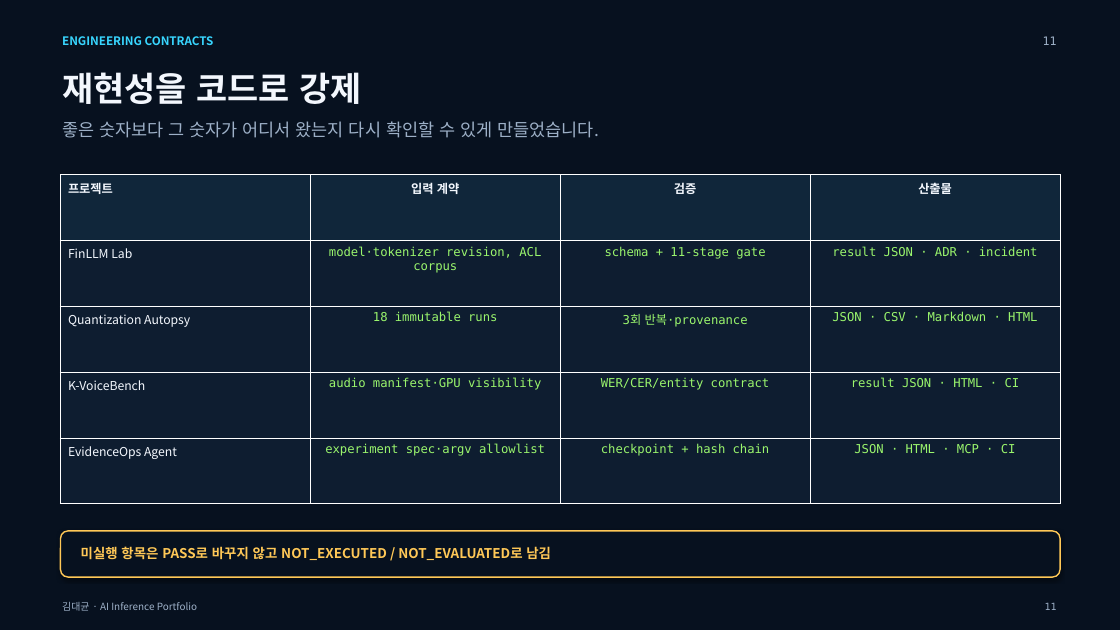
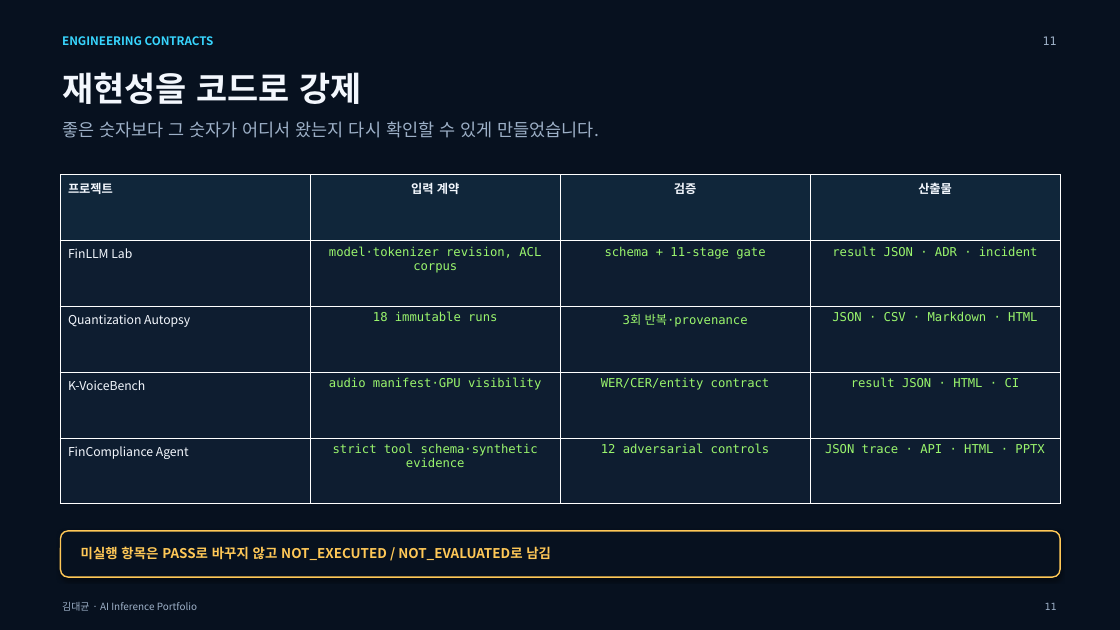
Before and after one commit to kkkimdaegyun/finllm-lab, a slide deck: slide 11 of artifacts/AI-Inference-Developer-Portfolio.pptx. Drawn at 1120x630 pixels with LibreOffice and Linux fonts; fonts in the diff are those of the drawing. Boxes give left, top, right and bottom in pixels: in the first picture for what was removed or moved away, otherwise in the second. Text is boxed around its words. In the diff, an @@ line names an element or a change of style, - is before the commit and + after.

Commit message:
docs: feature FinCompliance as the agent project

```diff
--- a/artifacts/AI-Inference-Developer-Portfolio.pptx
+++ b/artifacts/AI-Inference-Developer-Portfolio.pptx
@@ table at [60,175,1062,504] @@
-row 5: EvidenceOps Agent | experiment spec·argv allowlist | checkpoint + hash chain | JSON · HTML · MCP · CI
+row 5: FinCompliance Agent | strict tool schema·synthetic evidence | 12 adversarial controls | JSON trace · API · HTML · PPTX
```
Also in this commit, not shown: 7 other slides changed, 4 other files.
